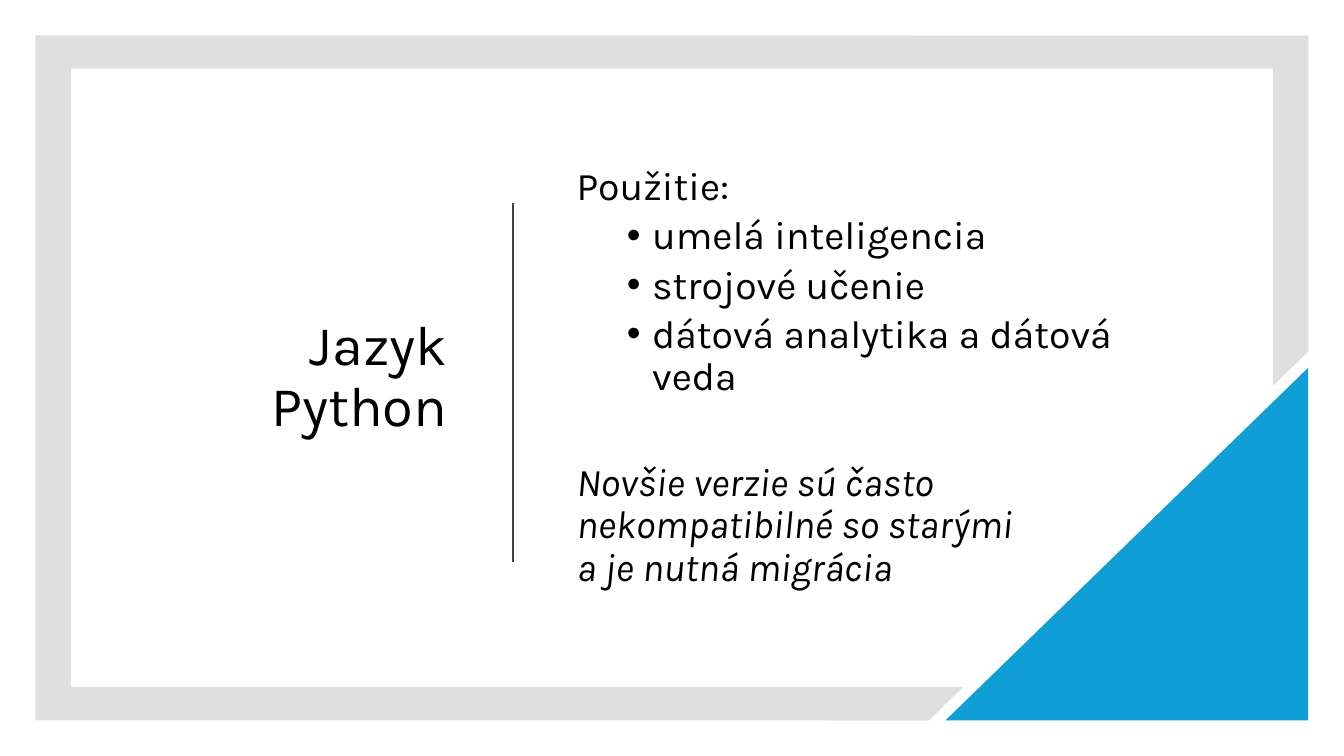
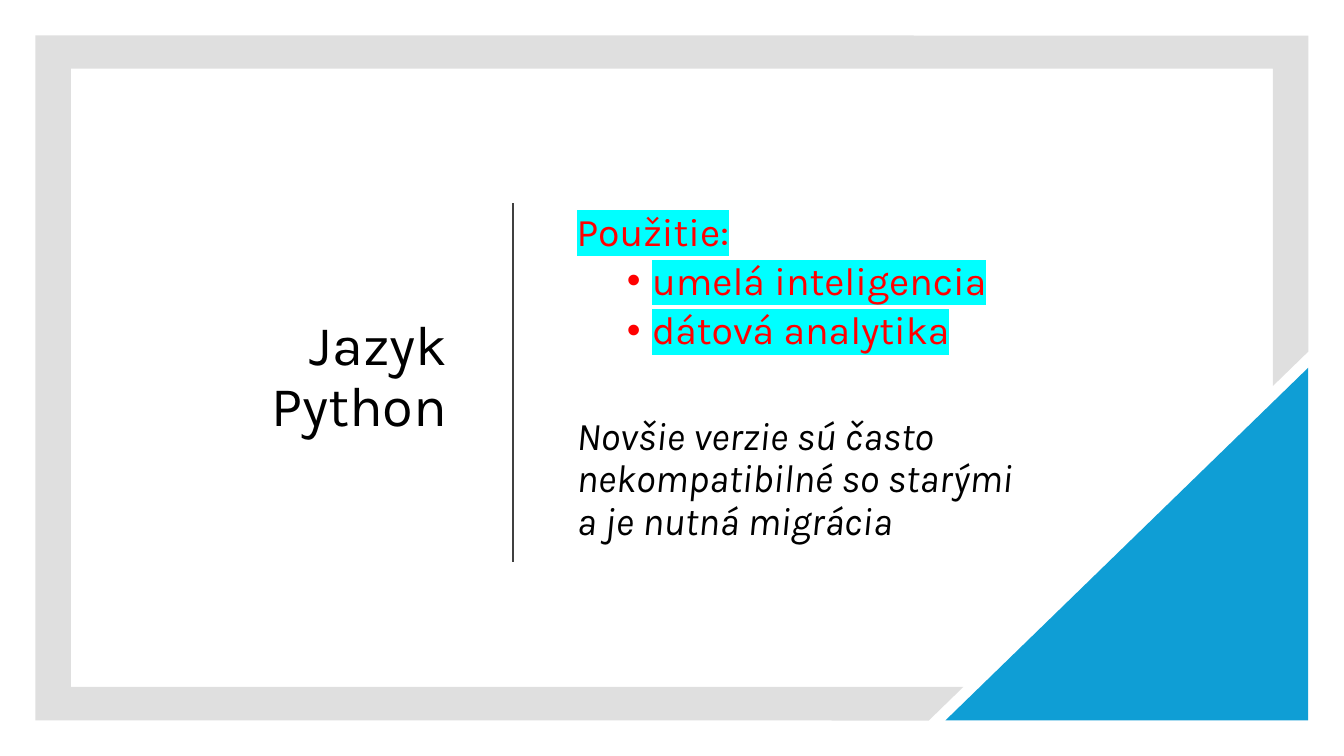
Before and after one commit to wagjo/oop, a slide deck: slide 5 of prezentacie/p01w.pptx (slide 4 before the commit). Drawn at 1344x756 pixels with LibreOffice and Linux fonts; fonts in the diff are those of the drawing. Boxes give left, top, right and bottom in pixels: in the first picture for what was removed or moved away, otherwise in the second. Text is boxed around its words. In the diff, an @@ line names an element or a change of style, - is before the commit and + after.

```diff
--- a/prezentacie/p01w.pptx
+++ b/prezentacie/p01w.pptx
@@ text at (x1=577, y1=211, x2=986, y2=305): text colour #000000 to #FF0000, highlight none to #00FFFF in "Použitie:", "umelá inteligencia" @@
@@ text at (x1=652, y1=309, x2=950, y2=354): text changed; text colour #000000 to #FF0000 @@
-  • strojové učenie
-  • dátová analytika a dátová veda
+  • dátová analytika
```
Also in this commit, not shown: 7 other slides changed, 2 slides added, 3 slides removed, 2 other files.
